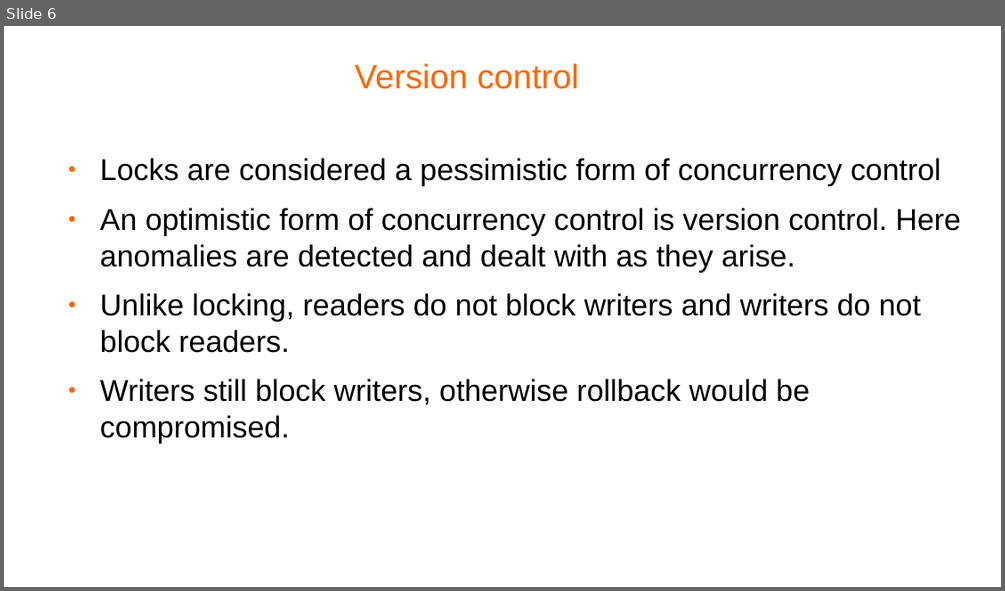
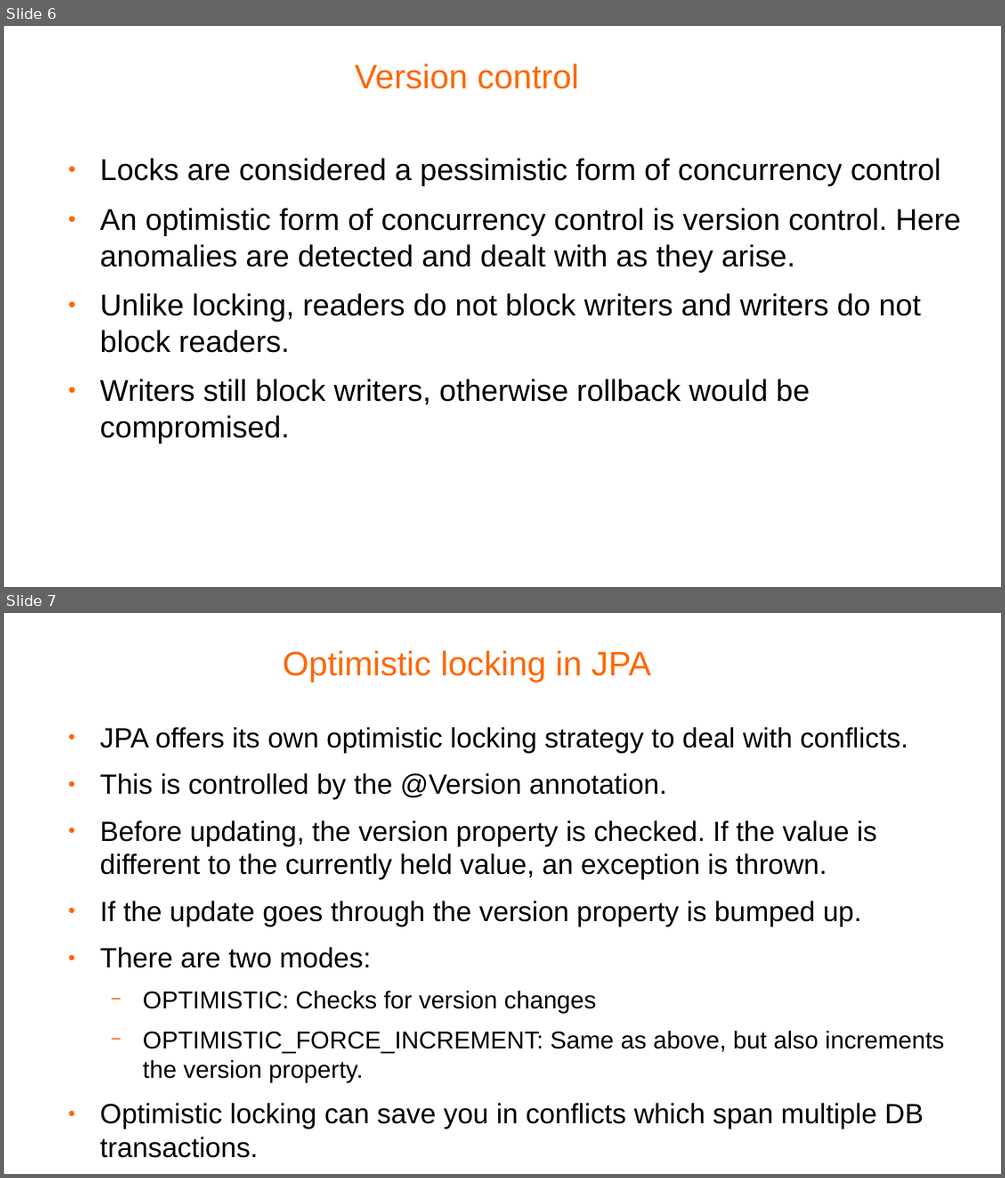
Before and after one commit to Psybergate-Knowledge-Repository/transactions, a slide deck: Transactions part4.odp. Shown one above the other, each under a label of ours: slide 6 before the commit, slides 6 and 7 after it. The pictures are 1005x591 and 1005x1178 pixels, drawn with LibreOffice and Linux fonts; fonts in the diff are those of the drawing; background and template pictures are left out. Boxes give left, top, right and bottom in pixels: in the first picture for what was removed or moved away, otherwise in the second. Text is boxed around its words. In the diff, an @@ line names an element or a change of style, - is before the commit and + after.

```diff
--- a/Transactions part4.odp
+++ b/Transactions part4.odp
@@ slide 7 added at [4, 613, 1001, 1174], background #FFFFFF @@
@@ title added at [283, 650, 651, 682], 27 pt, text #FF6600 @@
+Optimistic locking in JPA
@@ text added at [100, 727, 944, 1129], 22.2 pt, text #000000 @@
+● JPA offers its own optimistic locking strategy to deal with conflicts.
+● This is controlled by the @Version annotation.
+● Before updating, the version property is checked. If the value is different to the currently held value, an exception is thrown.
+● If the update goes through the version property is bumped up.
+● There are two modes:
+  − OPTIMISTIC: Checks for version changes
+  − OPTIMISTIC_FORCE_INCREMENT: Same as above, but also increments the version property.
+● Optimistic locking can save you in conflicts which span multiple DB transactions.
```
Also in this commit, not shown: 1 slide changed, 4 other files.
